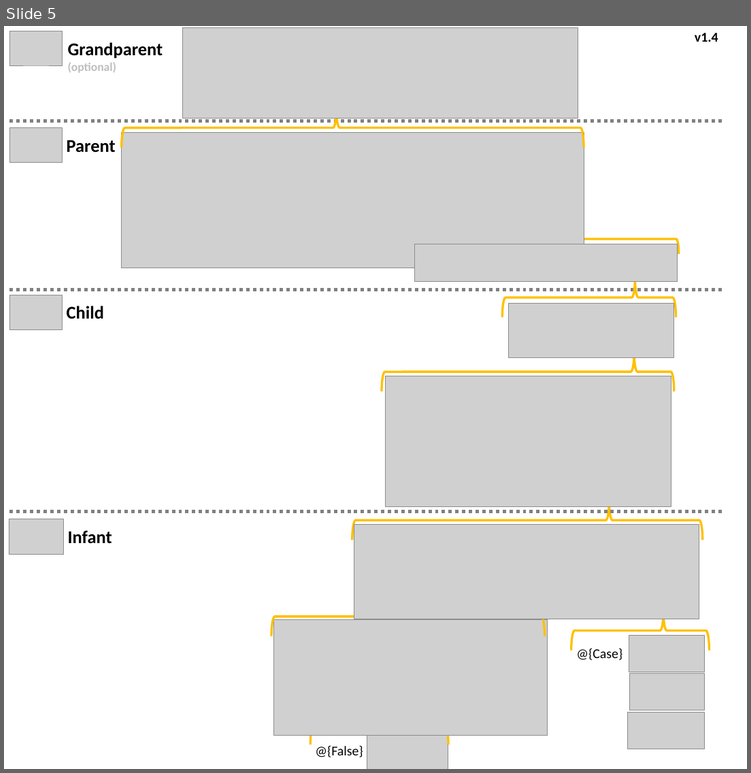
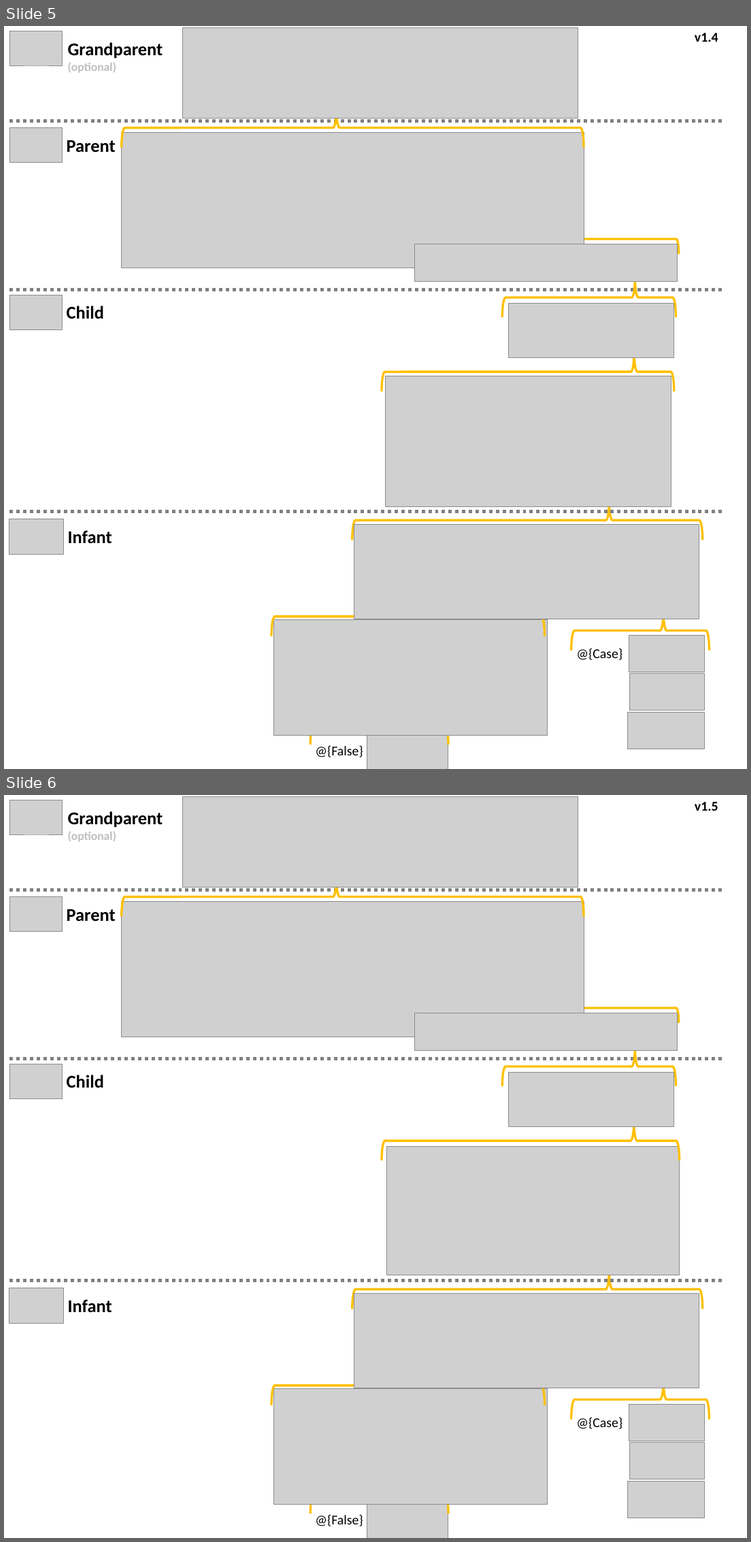
Before and after one commit to mrpaulandrew/procfwk, a slide deck: Images/All ADF Activities.pptx. Shown one above the other, each under a label of ours: slide 5 before the commit, slides 5 and 6 after it. The pictures are 751x773 and 751x1542 pixels, drawn with LibreOffice and Linux fonts; fonts in the diff are those of the drawing; grey boxes stand for pictures. Boxes give left, top, right and bottom in pixels: in the first picture for what was removed or moved away, otherwise in the second. Text is boxed around its words. In the diff, an @@ line names an element or a change of style, - is before the commit and + after.

```diff
--- a/Images/All ADF Activities.pptx
+++ b/Images/All ADF Activities.pptx
@@ slide 6 added at (x1=4, y1=795, x2=747, y2=1538), background #FFFFFF @@
@@ picture added at (x1=10, y1=800, x2=62, y2=834) @@
@@ text added at (x1=68, y1=811, x2=163, y2=842), 24 pt, text #000000, bold @@
+Grandparent
+(optional)
@@ picture added at (x1=182, y1=797, x2=577, y2=887) @@
@@ text added at (x1=694, y1=802, x2=718, y2=811), 18 pt, text #000000, bold @@
+v1.5
@@ line added from (10, 890) to (723, 890), #808080 4.5 pt dashed @@
@@ left brace added at (x1=122, y1=877, x2=583, y2=916), outline #FFC000 3 pt @@
@@ picture added at (x1=10, y1=897, x2=62, y2=931) @@
@@ text added at (x1=67, y1=909, x2=116, y2=921), 24 pt, text #000000, bold @@
+Parent
@@ picture added at (x1=122, y1=901, x2=583, y2=1036) @@
@@ left brace added at (x1=411, y1=992, x2=679, y2=1023), outline #FFC000 3 pt @@
@@ picture added at (x1=415, y1=1013, x2=677, y2=1051) @@
@@ line added from (10, 1059) to (723, 1059), #808080 4.5 pt dashed @@
@@ left brace added at (x1=502, y1=1047, x2=675, y2=1086), outline #FFC000 3 pt @@
@@ picture added at (x1=10, y1=1064, x2=62, y2=1098) @@
@@ text added at (x1=67, y1=1074, x2=104, y2=1087), 24 pt, text #000000, bold @@
+Child
@@ picture added at (x1=509, y1=1072, x2=674, y2=1127) @@
@@ left brace added at (x1=381, y1=1121, x2=679, y2=1160), outline #FFC000 3 pt @@
@@ picture added at (x1=387, y1=1147, x2=679, y2=1275) @@
@@ line added from (10, 1280) to (723, 1280), #808080 4.5 pt dashed @@
@@ left brace added at (x1=352, y1=1270, x2=702, y2=1309), outline #FFC000 3 pt @@
@@ picture added at (x1=9, y1=1287, x2=63, y2=1323) @@
@@ text added at (x1=68, y1=1299, x2=112, y2=1312), 24 pt, text #000000, bold @@
+Infant
@@ picture added at (x1=354, y1=1293, x2=698, y2=1388) @@
@@ left brace added at (x1=271, y1=1366, x2=545, y2=1405), outline #FFC000 3 pt @@
@@ left brace added at (x1=570, y1=1379, x2=708, y2=1419), outline #FFC000 3 pt @@
@@ picture added at (x1=274, y1=1388, x2=547, y2=1504) @@
@@ picture added at (x1=628, y1=1404, x2=704, y2=1440) @@
@@ text added at (x1=576, y1=1417, x2=622, y2=1429), 18 pt, text #000000 @@
+@{Case}
@@ picture added at (x1=629, y1=1442, x2=704, y2=1479) @@
@@ left brace added at (x1=310, y1=1474, x2=448, y2=1513), outline #FFC000 3 pt @@
@@ picture added at (x1=628, y1=1480, x2=704, y2=1518) @@
@@ picture added at (x1=367, y1=1497, x2=447, y2=1538) @@
@@ text added at (x1=315, y1=1514, x2=362, y2=1526), 18 pt, text #000000 @@
+@{False}
```
Also in this commit, not shown: 2 other files.
